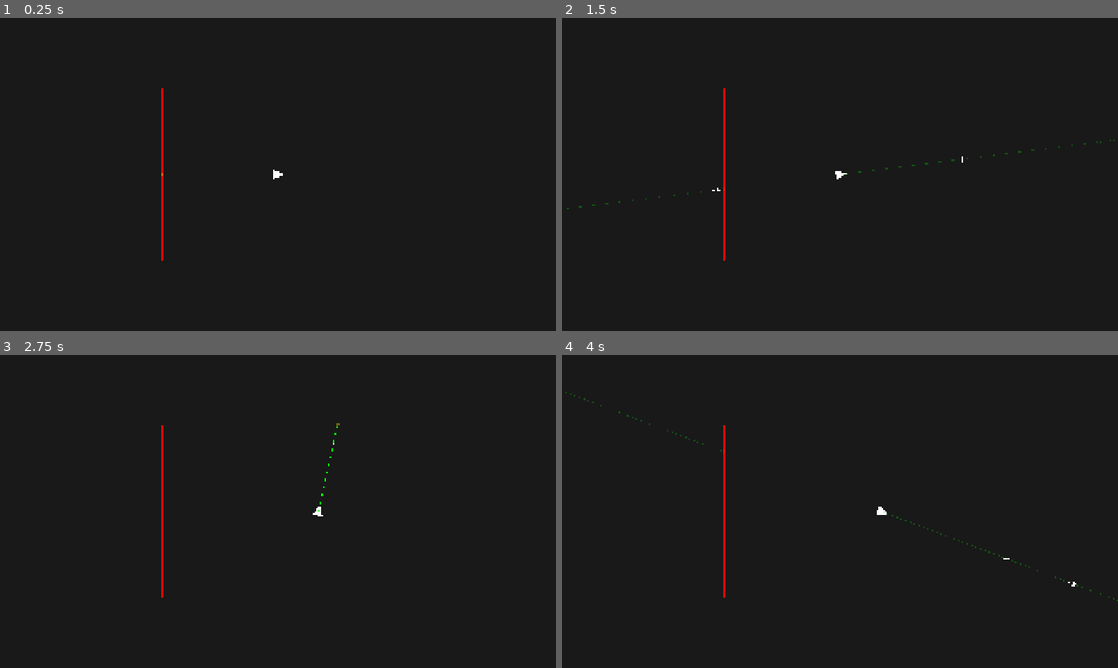
Above: before the commit, frames 1-4 (two rows, left to right).
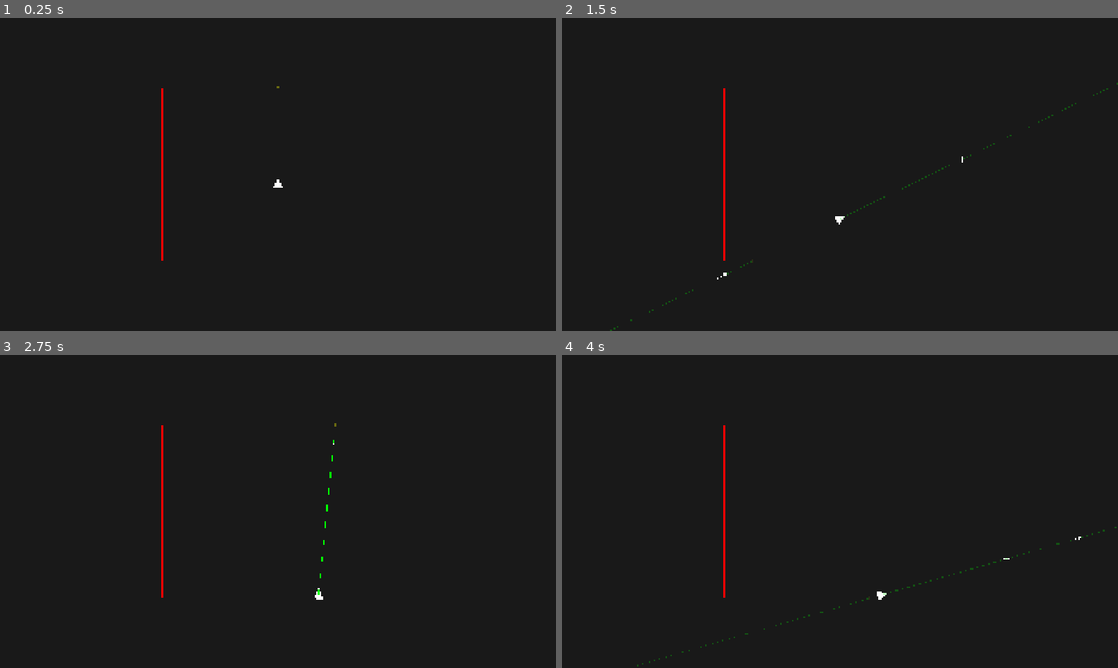
Above: after the commit, the same moments.

Repository: AlonKellner-RedHat/ricochet-game-v2
Game: Godot game, scene res://scenes/open_room_playable.tscn
Same seed, same stepped clock (60 frames per second), same inputs: the game is played once before the commit and once after it.
Inputs (mouse positions are in pixels of both pictures, inside the frame that each line leads up to):
- Up to frame 1 (0.25 s): no input
- Up to frame 2 (1.5 s): tap Enter at 0.5 s; move the mouse to (962, 158) at 0.52 s; hold D (move_right) 0.53-1.25 s; hold Space (fire) 0.53-1.25 s; click (962, 158) at 0.67 s; drag from (728, 190) to (812, 237) at 1.27 s
- Up to frame 3 (2.75 s): move the mouse to (333, 442) at 2.02 s; hold D (move_right) from 2.03 s (still down); tap Alt at 2.1 s
- Up to frame 4 (4 s): release D (move_right) at 2.75 s; drag from (812, 574) to (673, 464) at 2.77 s; tap Enter at 3.5 s; move the mouse to (1006, 558) at 3.52 s; hold A (move_left) from 3.53 s (still down); hold Space (fire) from 3.53 s (still down)

The runs differ from the first frame. In frame 1, less than 0.1% of the frame differs, in the area x 29-51%, y 21-55%; in frame 2, 0.3%; in frame 3, 0.1%; in frame 4, 0.3%, in the area x 0-100%, y 11-100%.

Commit message:
Add gravity and floor to open room playable scene
Gravity (0, 980) with floor collision body at y=840 (bottom wall).
Player falls and lands on the floor.

Co-Authored-By: Claude Opus 4.6 <noreply@anthropic.com>

Diff:
--- a/scenes/open_room_playable.tscn
+++ b/scenes/open_room_playable.tscn
@@ -7,9 +7,13 @@
 [ext_resource type="Script" path="res://scripts/game/arrow_animator.gd" id="5"]
 [ext_resource type="Script" path="res://scripts/game/game_manager.gd" id="6"]
 
+[sub_resource type="SegmentShape2D" id="floor_shape"]
+a = Vector2(560, 0)
+b = Vector2(1360, 0)
+
 [node name="Main" type="Node2D"]
 script = ExtResource("2")
-gravity = Vector2(0, 0)
+gravity = Vector2(0, 980)
 room_rect = Rect2(560, 240, 800, 600)
 build_room = false
 block_lines = [Vector4(560, 240, 1360, 240), Vector4(1360, 840, 560, 840), Vector4(560, 840, 560, 240)]
@@ -18,6 +22,12 @@
 offset_right = 1920.0
 offset_bottom = 1080.0
 color = Color(0.1, 0.1, 0.1, 1)
+
+[node name="Floor" type="StaticBody2D" parent="."]
+position = Vector2(0, 840)
+
+[node name="FloorCollision" type="CollisionShape2D" parent="Floor"]
+shape = SubResource("floor_shape")
 
 [node name="Player" parent="." instance=ExtResource("1")]
 position = Vector2(960, 540)
